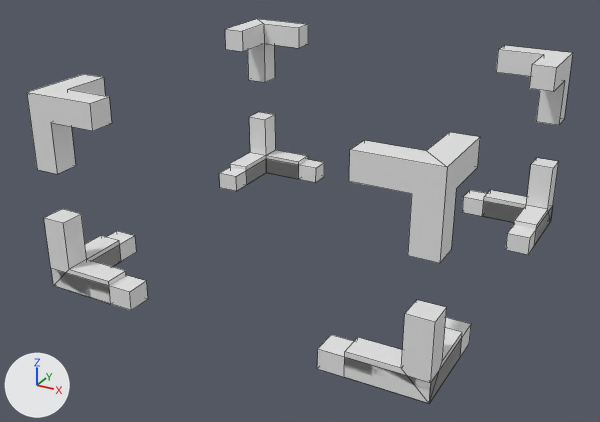
Two versions of the FBX model Assets/Meshes/UI.fbx, one commit apart.
Rendered twice from a camera (50 mm lens) standing at (3.72, -7.26, 4.05) and looking at (-0.15, -0.22, 0.53). Lighting does not change. The marker at lower left points along +X, +Y and +Z. Mesh edges are drawn as thin lines. Where no turn or scale is listed for an object, it has been applied to the vertices.

The first picture shows 'BoxCursor', 'MapCursor'.
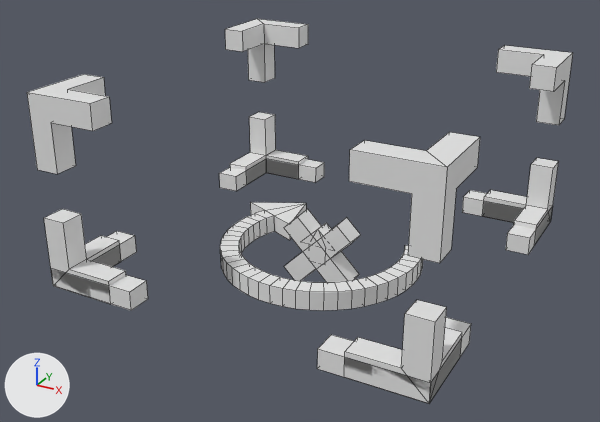
Pixel boxes (x1, y1, x2, y2) of what changed, in the pictures (600 x 422 px):
'RotateArrow', added: after (220, 202, 423, 310)
'Cross', added: after (284, 209, 360, 282)
'Arrow', added: after (312, 223, 331, 240)

What the commit changed:
Mesh me_rotatearrow is new.
It has 138 vertices, 139 faces and spans x -1.28..1.1, y -1.1..0.88, z -0.1..0.1.
Mesh me_arrow is new.
It has 14 vertices, 15 faces and spans x -0.21..0.21, y -0.1..0.1, z -0.1..0.3.
Mesh me_cross is new.
It has 24 vertices, 22 faces and spans x -0.407..0.407, y -0.12..0.12, z -0.407..0.407.
Object 'RotateArrow' (ob_rotatearrow) is new; it shows me_rotatearrow.
Its location is (0.0, 0.0, 0.0).
Object 'Arrow' (ob_arrow) is new; it shows me_arrow.
Its location is (0.0, 0.0, 0.0).
Object 'Cross' (ob_cross) is new; it shows me_cross.
Its location is (0.0, 0.0, 0.0).
